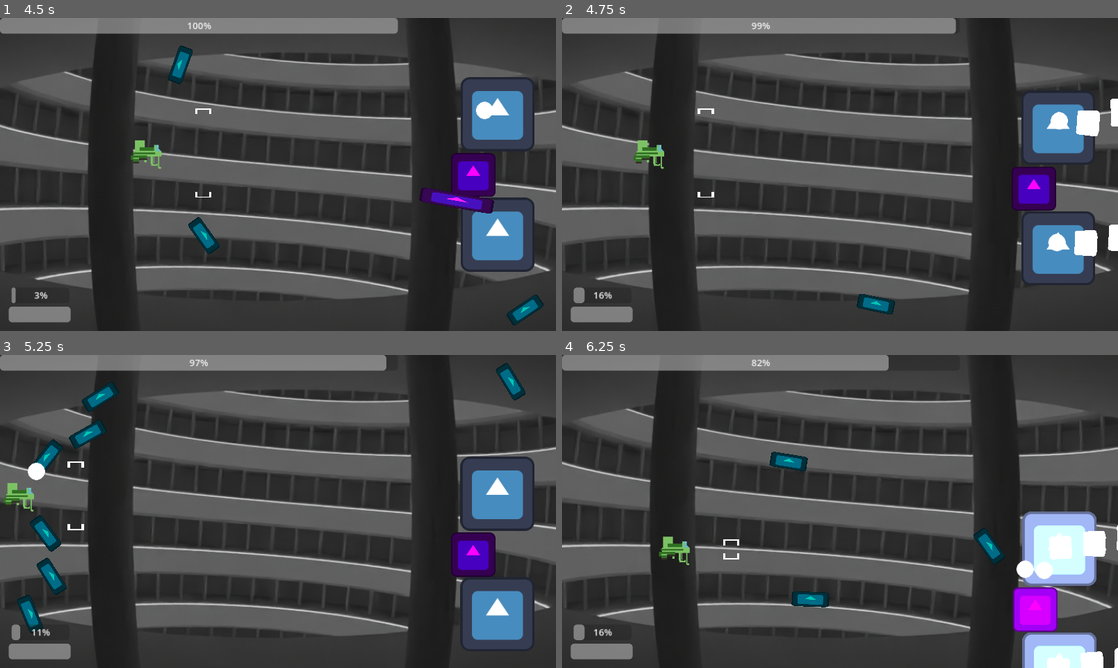
Above: before the commit, frames 1-4 (two rows, left to right).
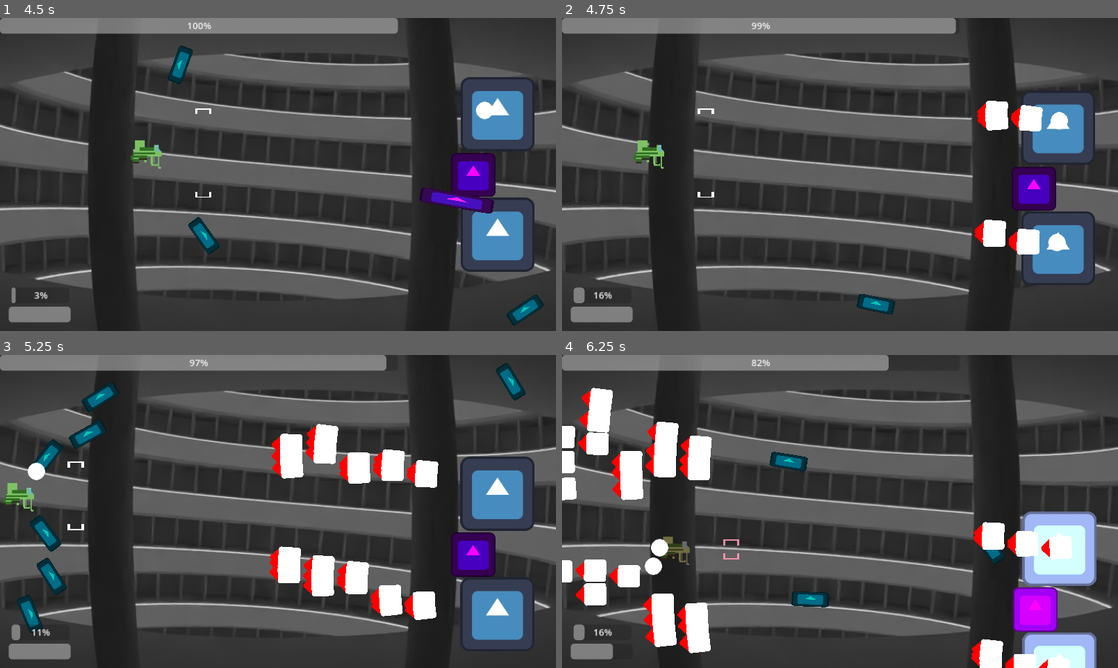
Above: after the commit, the same moments.

Repository: klianc09/bossrushcollab
Game: Godot game, scene res://test.tscn
Two runs of this game, one before a commit and one after it. Both use one fixed random seed, a clock stepped at 60 frames per second and the inputs below. The engine's default icon, where the game draws it, is replaced by a stand-in: a white triangle on a blue panel in a dark square.
Inputs (mouse positions are in pixels of both pictures, inside the frame that each line leads up to):
- Up to frame 1 (4.5 s): tap Enter at 0.5 s; move the mouse to (400, 158) at 0.52 s; press the mouse at (400, 158) at 0.53 s; hold Right (ui_right) 0.53-1.28 s; move the mouse to (166, 190) at 1.27 s; release the mouse at (166, 190) at 1.28 s; hold Down (ui_down) 1.28-2.03 s; click (166, 190) at 1.35 s; move the mouse to (333, 105) at 2.02 s; press the mouse at (333, 105) at 2.03 s; hold Right (ui_right) 2.03-2.78 s; move the mouse to (250, 237) at 2.77 s; release the mouse at (250, 237) at 2.78 s; hold Up (ui_up) 2.78-3.53 s; click (250, 237) at 2.85 s; move the mouse to (444, 221) at 3.52 s; press the mouse at (444, 221) at 3.53 s; hold Left (ui_left) from 3.53 s (still down); move the mouse to (111, 127) at 4.27 s; release the mouse at (111, 127) at 4.28 s; click (111, 127) at 4.35 s
- Up to frame 2 (4.75 s): keep holding Left (ui_left)
- Up to frame 3 (5.25 s): move the mouse to (305, 511) at 5.02 s; release Left (ui_left) at 5.03 s; press the mouse at (305, 511) at 5.03 s; hold Down (ui_down) from 5.03 s (still down)
- Up to frame 4 (6.25 s): move the mouse to (756, 433) at 5.77 s; release Down (ui_down) at 5.78 s; release the mouse at (756, 433) at 5.78 s; hold Right (ui_right) from 5.78 s (still down); click (756, 433) at 5.85 s

Frame 1 is identical in both runs. In frame 2, 2.5% of the frame differs, in the area x 74-100%, y 25-77%; in frame 3, 5.3%; in frame 4, 9.6%, in the area x 0-100%, y 10-100%.

Commit message:
Fix bug with bullet aim direction
bullet scenes now define which direction is considered forward so they
can be properly oriented

Diff:
--- a/base/bullet.gd
+++ b/base/bullet.gd
@@ -20,8 +20,11 @@
 @export var speedup = 0
 var target : Node2D
 var homingDelay = 0
+## The direction assumed to be the front of the bullet (by default towards the left)
+@export var forward : Vector2 = Vector2(-1, 0)
 
 func _ready() -> void:
+	forward = forward.normalized()
 	# collision layers:
 	# Layer 1 (1): Player
 	# Layer 2 (2): Player Bullets
@@ -45,11 +48,10 @@
 				# no valid target found, so wait a second before trying again, as to not do this every frame
 				homingDelay = 1
 		else:
-			var targetRotation = (target.global_position - position).angle()
+			var targetRotation = forward.angle_to(target.global_position - position)
 			rotation = rotate_toward(rotation, targetRotation, rotationSpeed * delta)
-	var forward = Vector2(1, 0).rotated(rotation)
 	bulletSpeed += speedup * delta
-	position += forward * bulletSpeed * delta
+	position += forward.rotated(rotation) * bulletSpeed * delta
 	timer += delta
 	if timer >= maxLifetime:
 		despawn(true)
--- a/base/enemy_bullet.tscn
+++ b/base/enemy_bullet.tscn
@@ -10,6 +10,13 @@
 collision_layer = 8
 script = ExtResource("1_vvbo6")
 
+[node name="Icon2" type="Sprite2D" parent="."]
+modulate = Color(100, 0, 0, 1)
+position = Vector2(-16, 5.96047e-08)
+rotation = 0.785398
+scale = Vector2(0.209359, 0.209359)
+texture = ExtResource("1_4rjef")
+
 [node name="Icon" type="Sprite2D" parent="."]
 modulate = Color(100, 100, 100, 1)
 scale = Vector2(0.3, 0.3)
--- a/base/turret.gd
+++ b/base/turret.gd
@@ -65,7 +65,7 @@
 		var actual_direction = shot_direction.rotated(deg_to_rad(randf_range(-burst_data.bullet_inaccuracy, burst_data.bullet_inaccuracy) + spreadOffset + spreadStep * i))
 		bullet.position = global_position + actual_direction.normalized() * bullet_spawn_offset
 		bullet.bulletSpeed = burst_data.bullet_speed
-		bullet.rotation = actual_direction.angle() + PI # We assume that left (negative x-axis) is the canonical "forward" direction of bullet scenes
+		bullet.rotation = bullet.forward.angle_to(actual_direction)
 		Singleton.mainNode.add_child(bullet)
 	var particle = Singleton.createParticle("res://base/particle.tscn")
 	particle.position = global_position
--- a/boss/beyblade/beyblade.tscn
+++ b/boss/beyblade/beyblade.tscn
@@ -94,27 +94,25 @@
 texture = ExtResource("7_8nkhq")
 script = ExtResource("4_vgl2f")
 burst_data = SubResource("Resource_caao4")
-aim_direction = Vector2(0, 1)
+aim_direction = Vector2(0, -1)
 
 [node name="t2" type="Sprite2D" parent="Blade1"]
 texture_filter = 1
 position = Vector2(1.52588e-05, -61)
 rotation = 0.00207472
-scale = Vector2(1, 1)
 texture = ExtResource("7_8nkhq")
 script = ExtResource("4_vgl2f")
 burst_data = SubResource("Resource_caao4")
-aim_direction = Vector2(0, 1)
+aim_direction = Vector2(0, -1)
 
 [node name="t3" type="Sprite2D" parent="Blade1"]
 texture_filter = 1
 position = Vector2(64, -38)
 rotation = 0.665626
-scale = Vector2(1, 1)
 texture = ExtResource("7_8nkhq")
 script = ExtResource("4_vgl2f")
 burst_data = SubResource("Resource_caao4")
-aim_direction = Vector2(0, 1)
+aim_direction = Vector2(0, -1)
 
 [node name="Blade2" type="Area2D" parent="."]
 rotation = 3.14159
@@ -142,31 +140,28 @@
 texture_filter = 1
 position = Vector2(-59.75, -51.75)
 rotation = 5.69216
-scale = Vector2(1, 1)
 texture = ExtResource("7_8nkhq")
 offset = Vector2(-0.81572, -0.810265)
 script = ExtResource("4_vgl2f")
 burst_data = SubResource("Resource_caao4")
-aim_direction = Vector2(0, 1)
+aim_direction = Vector2(0, -1)
 
 [node name="t2" type="Sprite2D" parent="Blade2"]
 texture_filter = 1
 position = Vector2(-0.250005, -61.5)
 rotation = -0.0149951
-scale = Vector2(1, 1)
 texture = ExtResource("7_8nkhq")
 offset = Vector2(-0.78581, -1.50292)
 script = ExtResource("4_vgl2f")
 burst_data = SubResource("Resource_caao4")
-aim_direction = Vector2(0, 1)
+aim_direction = Vector2(0, -1)
 
 [node name="t3" type="Sprite2D" parent="Blade2"]
 texture_filter = 1
 position = Vector2(64, -40)
 rotation = 0.648556
-scale = Vector2(1, 1)
 texture = ExtResource("7_8nkhq")
 offset = Vector2(-1.19438, -0.458336)
 script = ExtResource("4_vgl2f")
 burst_data = SubResource("Resource_caao4")
-aim_direction = Vector2(0, 1)
+aim_direction = Vector2(0, -1)
--- a/player/bullet.tscn
+++ b/player/bullet.tscn
@@ -10,6 +10,7 @@
 collision_mask = 4
 script = ExtResource("2_fu2gb")
 enemy_team = false
+forward = Vector2(1, 0)
 
 [node name="sprite" type="Sprite2D" parent="."]
 modulate = Color(1, 0.117647, 1, 1)
--- a/player/missile.tscn
+++ b/player/missile.tscn
@@ -6,6 +6,7 @@
 maxLifetime = 2.0
 homing = true
 speedup = 100
+forward = Vector2(1, 0)
 
 [node name="sprite" parent="." index="0"]
 modulate = Color(0, 0.774915, 0.705017, 1)
--- a/player/player.gd
+++ b/player/player.gd
@@ -115,7 +115,7 @@
 	var bullet = bulletScene.instantiate()
 	bullet.position = position_ + velocity.normalized() * bulletSpawnOffset
 	bullet.bulletSpeed = velocity.length()
-	bullet.rotation = velocity.angle()
+	bullet.rotation = bullet.forward.angle_to(velocity)
 	bullet.damage *= damageMultiplier
 	Singleton.mainNode.add_child(bullet)
 	var particle = Singleton.createParticle("res://base/particle.tscn")
@@ -127,7 +127,7 @@
 	var missile = bulletScene.instantiate()
 	missile.position = position_ + velocity.normalized() * bulletSpawnOffset
 	missile.bulletSpeed = velocity.length()
-	missile.rotation = velocity.angle()
+	missile.rotation = missile.forward.angle_to(velocity)
 	missile.damage *= damageMultiplier
 	Singleton.mainNode.add_child(missile)
 	var particle = Singleton.createParticle("res://base/particle.tscn")
